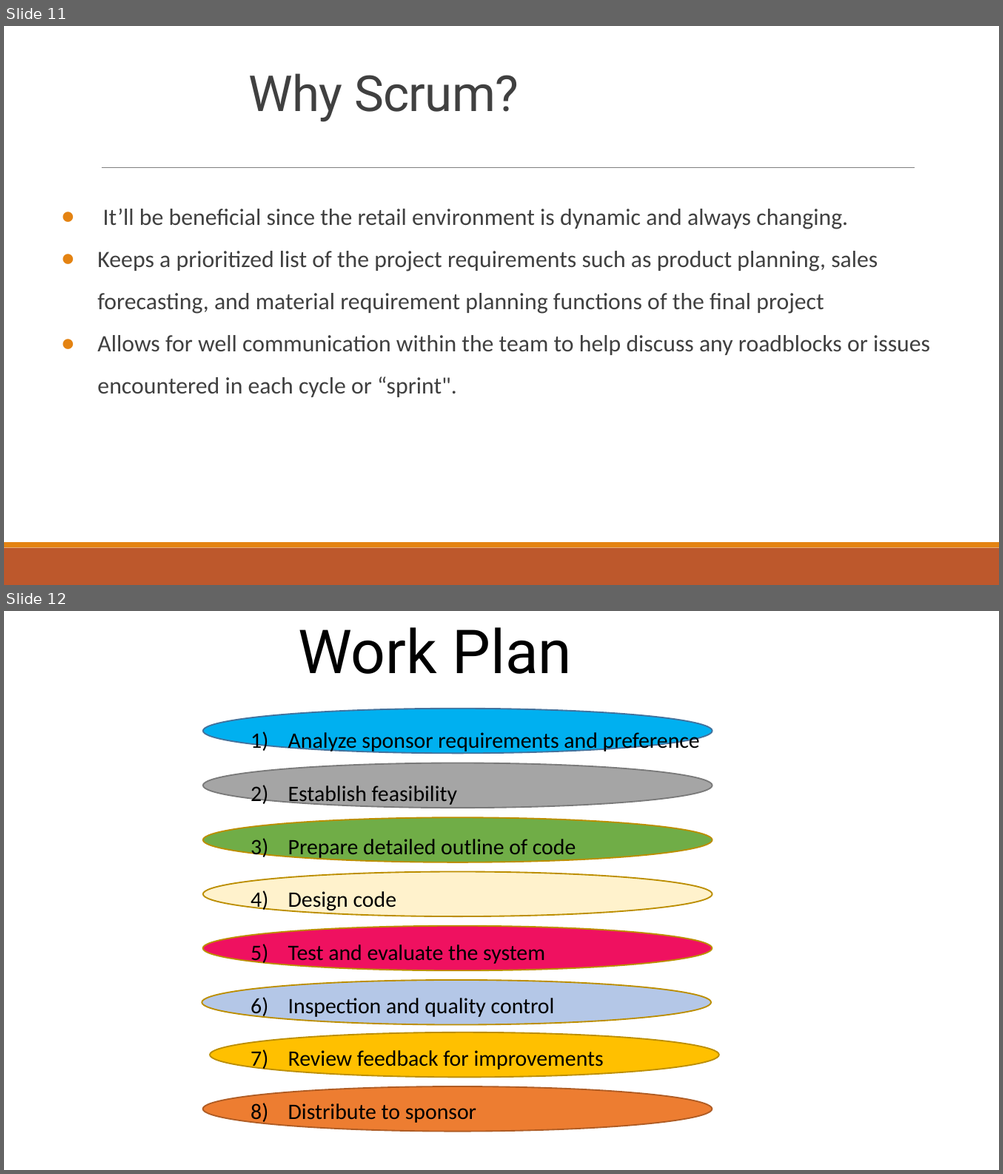
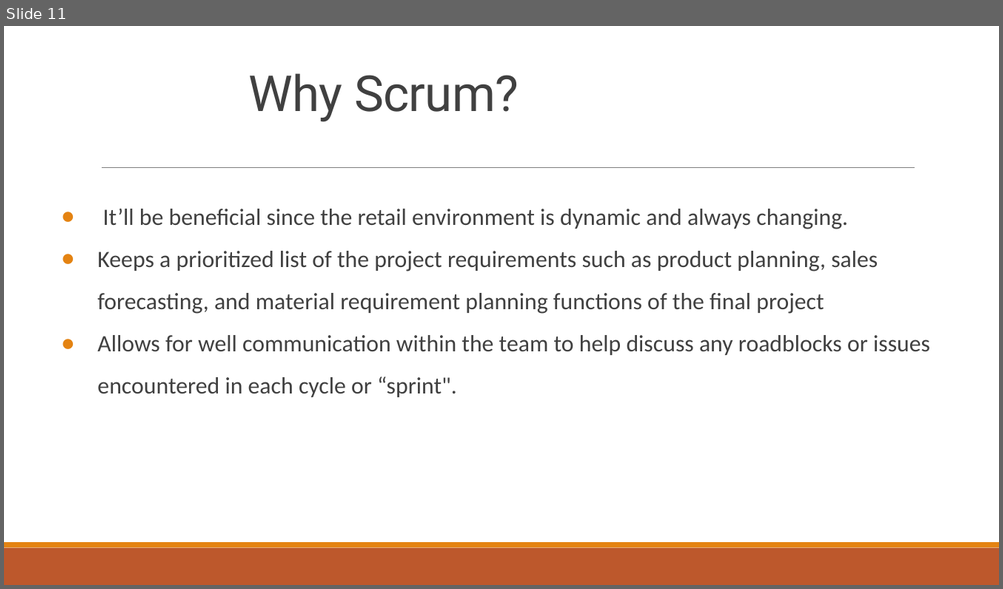
Before and after one commit to JusChan1/Deliverable1, a slide deck: IS 436 Deliverable 1.pptx. Shown one above the other, each under a label of ours: slides 11 and 12 before the commit, slide 11 after it. The pictures are 1003x1174 and 1003x589 pixels, drawn with LibreOffice and Linux fonts; fonts in the diff are those of the drawing. Boxes give left, top, right and bottom in pixels: in the first picture for what was removed or moved away, otherwise in the second. Text is boxed around its words. In the diff, an @@ line names an element or a change of style, - is before the commit and + after.

```diff
--- a/IS 436 Deliverable 1.pptx
+++ b/IS 436 Deliverable 1.pptx
@@ slide 12 removed at box(4, 611, 999, 1170), background #FFFFFF @@
@@ title removed at box(298, 627, 572, 674) @@
-Work Plan
@@ ellipse removed at box(203, 709, 712, 753) @@
@@ text removed at box(288, 732, 700, 1123) @@
-  1) Analyze sponsor requirements and preference
-  2) Establish feasibility
-  3) Prepare detailed outline of code
-  4) Design code
-  5) Test and evaluate the system
-  6) Inspection and quality control
-  7) Review feedback for improvements
-  8) Distribute to sponsor
@@ ellipse removed at box(203, 763, 712, 808) @@
@@ ellipse removed at box(203, 818, 712, 863) @@
@@ ellipse removed at box(203, 871, 712, 917) @@
@@ ellipse removed at box(203, 926, 712, 971) @@
@@ ellipse removed at box(202, 980, 711, 1025) @@
@@ ellipse removed at box(210, 1033, 719, 1077) @@
@@ ellipse removed at box(203, 1086, 712, 1131) @@
```
Also in this commit, not shown: 1 slide added.
